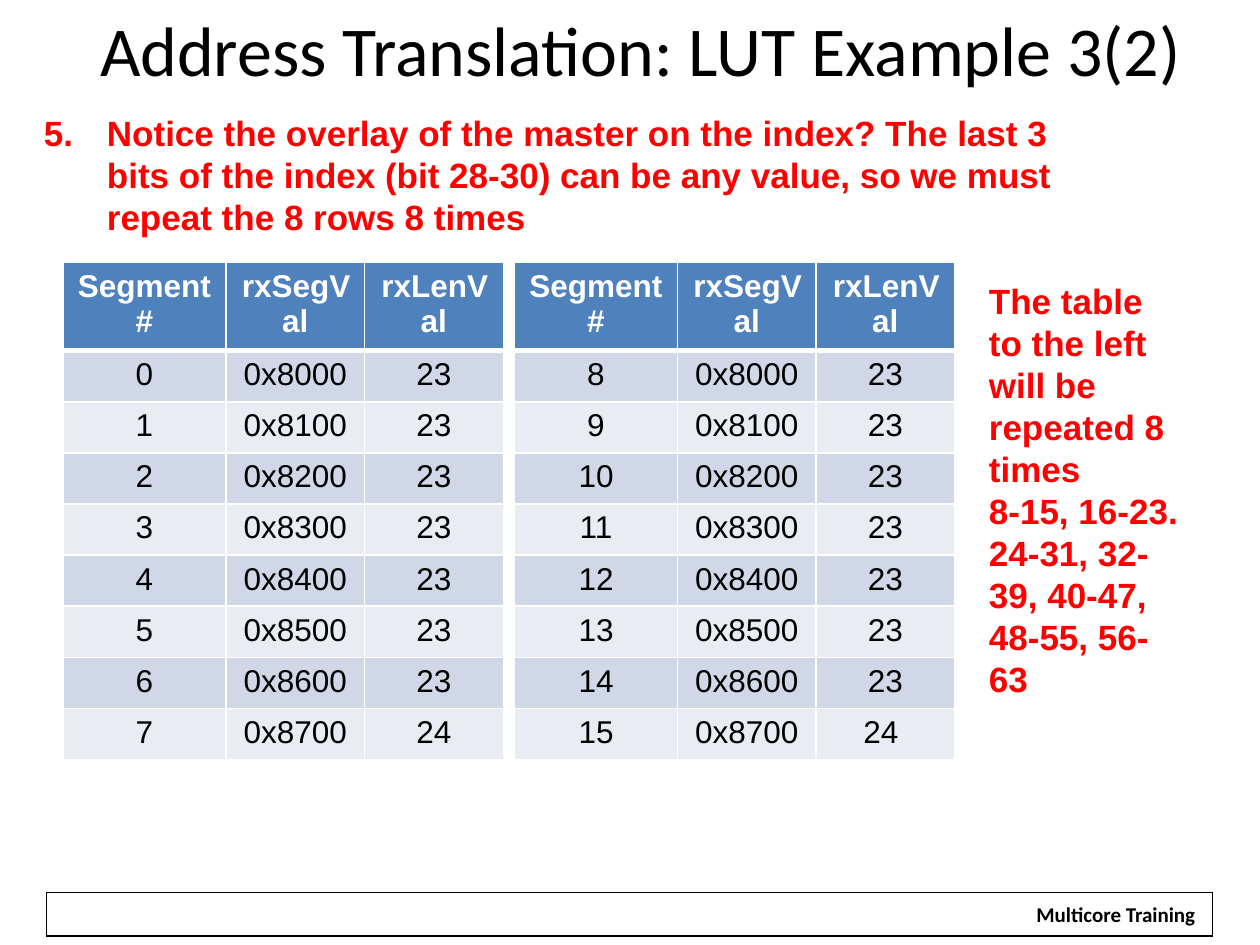
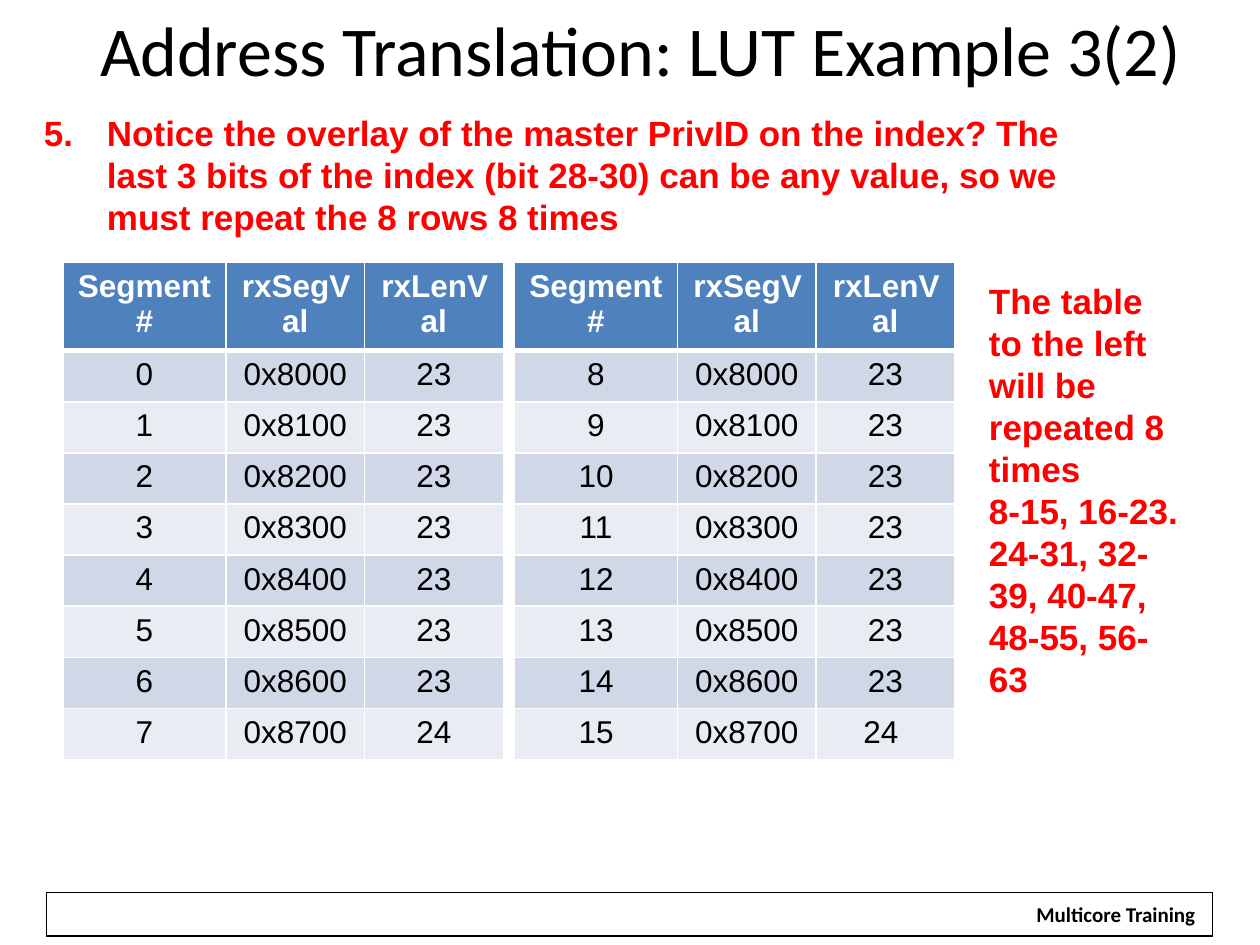
Before and after one commit to hari1989/keystone-workshop, a slide deck: slide 37 of preliminary/Working/presentations/Intro to Hyperlink.pptx. Drawn at 1260x945 pixels with LibreOffice and Linux fonts; fonts in the diff are those of the drawing; background and template pictures are left out. Boxes give left, top, right and bottom in pixels: in the first picture for what was removed or moved away, otherwise in the second. Text is boxed around its words. In the diff, an @@ line names an element or a change of style, - is before the commit and + after.

```diff
--- a/preliminary/Working/presentations/Intro to Hyperlink.pptx
+++ b/preliminary/Working/presentations/Intro to Hyperlink.pptx
@@ text at (107, 120, 1058, 237): text changed @@
-5. Notice the overlay of the master on the index? The last 3 bits of the index (bit 28-30) can be any value, so we must repeat the 8 rows 8 times
+5. Notice the overlay of the master PrivID on the index? The last 3 bits of the index (bit 28-30) can be any value, so we must repeat the 8 rows 8 times
```
Also in this commit, not shown: 9 other slides changed.
